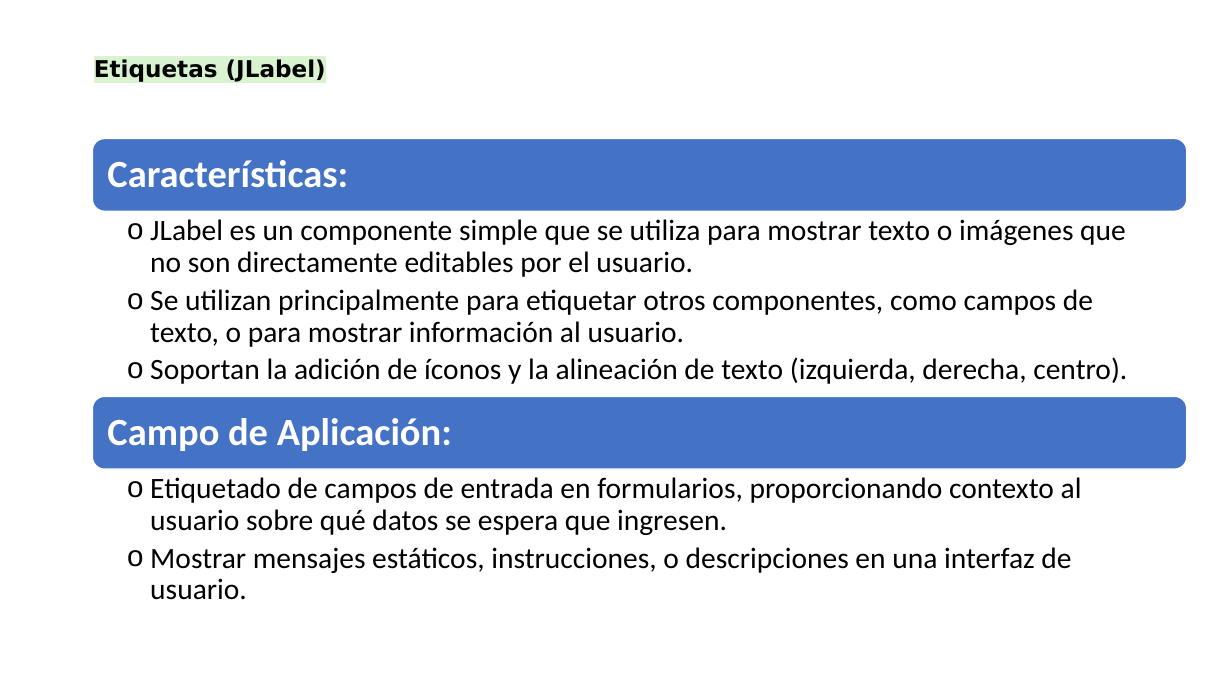
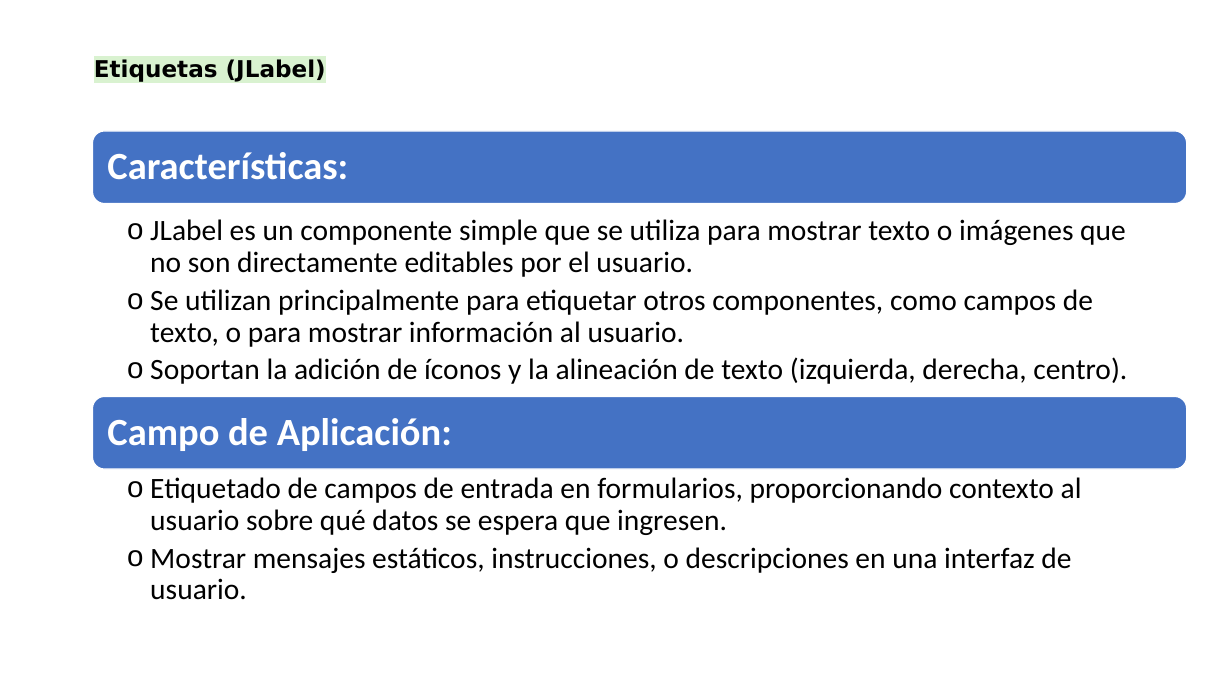
Before and after one commit to AlbertoRuizprofesor/programacion_sistemas_informaticos, a slide deck: slide 15 of MF0964_3 Desarrollo de elementos software para gestión de/JAVA/INTERFACES GRAFICAS CON SWING/Confección de interfaces de usuario VERSION 2025.pptx. Drawn at 1232x693 pixels with LibreOffice and Linux fonts; fonts in the diff are those of the drawing. Boxes give left, top, right and bottom in pixels: in the first picture for what was removed or moved away, otherwise in the second. Text is boxed around its words. In the diff, an @@ line names an element or a change of style, - is before the commit and + after.

```diff
--- a/MF0964_3 Desarrollo de elementos software para gestión de/JAVA/INTERFACES GRAFICAS CON SWING/Confección de interfaces de usuario VERSION 2025.pptx
+++ b/MF0964_3 Desarrollo de elementos software para gestión de/JAVA/INTERFACES GRAFICAS CON SWING/Confección de interfaces de usuario VERSION 2025.pptx
@@ rounded rectangle: place and size @@
-rounded rectangle at [92,139,1187,212]
+rounded rectangle at [92,131,1187,204]
@@ text "Características:": place and size @@
-text "Características:" at [107,160,348,188]
+text "Características:" at [107,152,348,180]
```
Also in this commit, not shown: 12 other files.
